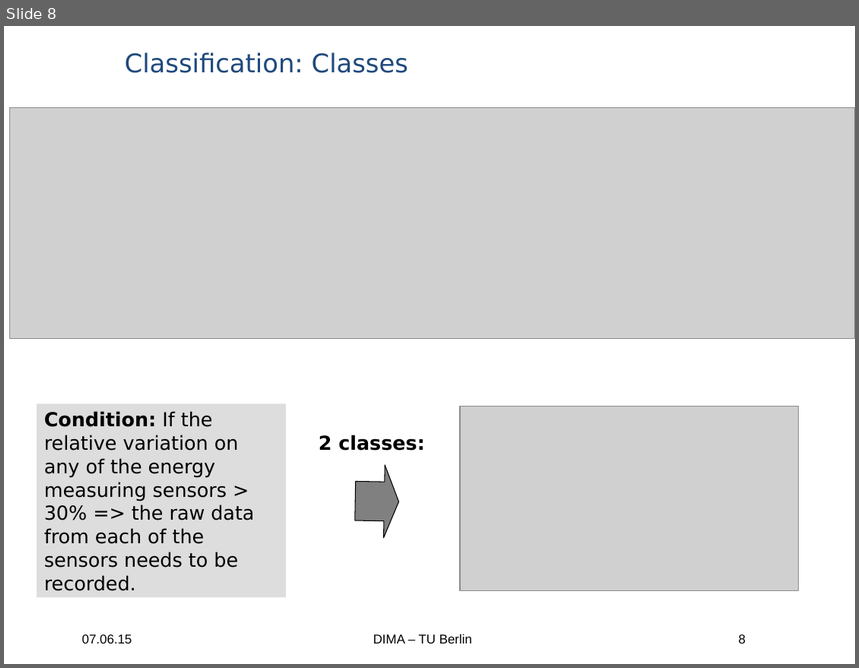
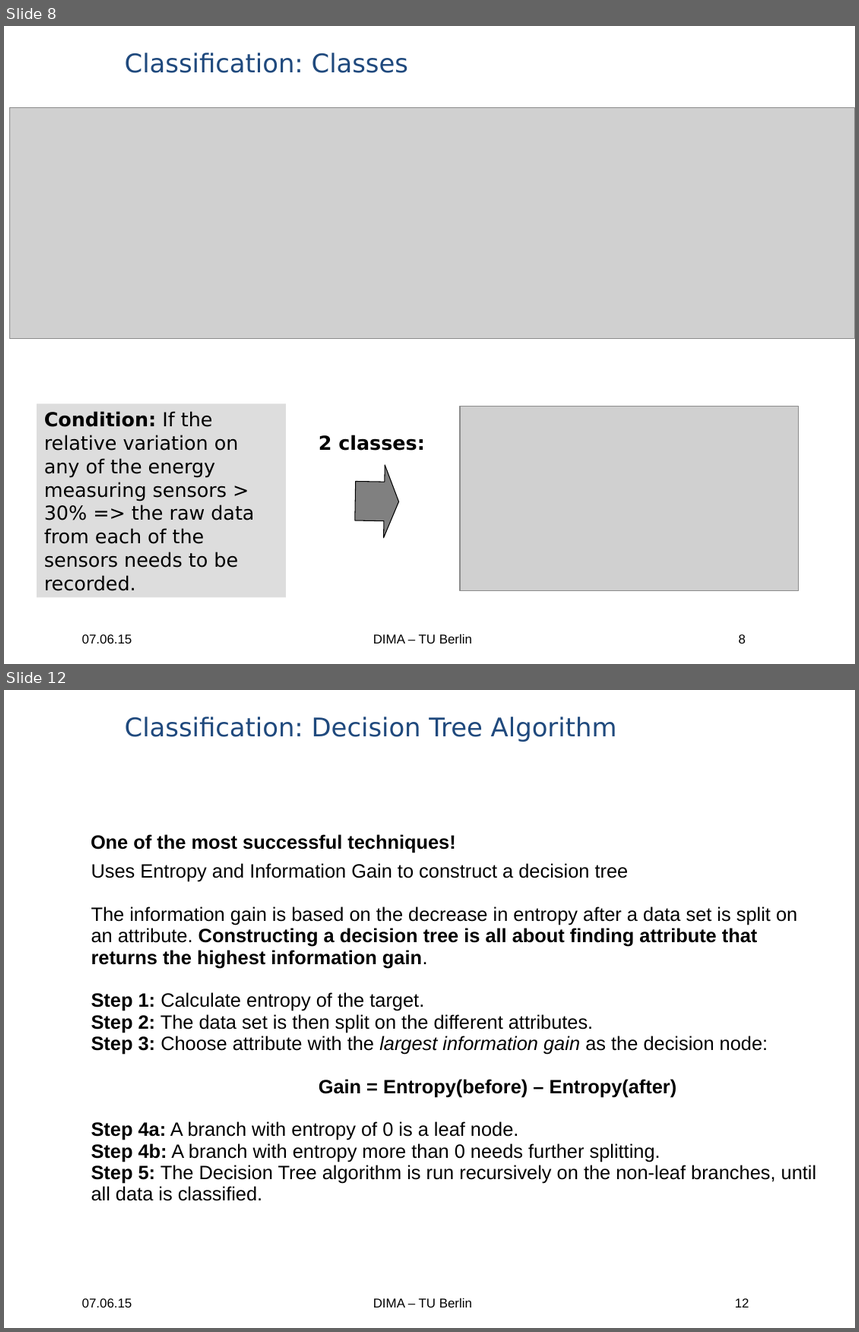
Before and after one commit to ericdoerheit/DBPRO2015, a slide deck: Presentations/Presentation 3.ppt. Shown one above the other, each under a label of ours: slide 8 before the commit, slides 8 and 12 after it; the slides between them are not shown. The pictures are 859x668 and 859x1332 pixels, drawn with LibreOffice and Linux fonts; fonts in the diff are those of the drawing; grey boxes stand for pictures; background and template pictures are left out. Boxes give left, top, right and bottom in pixels: in the first picture for what was removed or moved away, otherwise in the second. Text is boxed around its words. In the diff, an @@ line names an element or a change of style, - is before the commit and + after.

```diff
--- a/Presentations/Presentation 3.ppt
+++ b/Presentations/Presentation 3.ppt
@@ slide 12 added at (4,690,855,1328), background picture (left out); not listed: 3 template elements that a slide beside it also shows @@
@@ text added at (125,717,617,742), 24 pt, text #1F497D @@
+Classification: Decision Tree Algorithm
@@ text added at (91,834,455,853), 18 pt, text #000000, bold @@
+One of the most successful techniques!
@@ text added at (91,863,817,1201), 18 pt, text #000000 @@
+Uses Entropy and Information Gain to construct a decision tree
+The information gain is based on the decrease in entropy after a data set is split on an attribute. Constructing a decision tree is all about finding attribute that returns the highest information gain.
+Step 1: Calculate entropy of the target.
+Step 2: The data set is then split on the different attributes.
+Step 3: Choose attribute with the largest information gain as the decision node:
+Gain = Entropy(before) – Entropy(after)
+Step 4a: A branch with entropy of 0 is a leaf node.
+Step 4b: A branch with entropy more than 0 needs further splitting.
+Step 5: The Decision Tree algorithm is run recursively on the non-leaf branches, until all data is classified.
```
Also in this commit, not shown: 6 slides changed, 2 other slides added, 2 slides removed, 1 other file.
